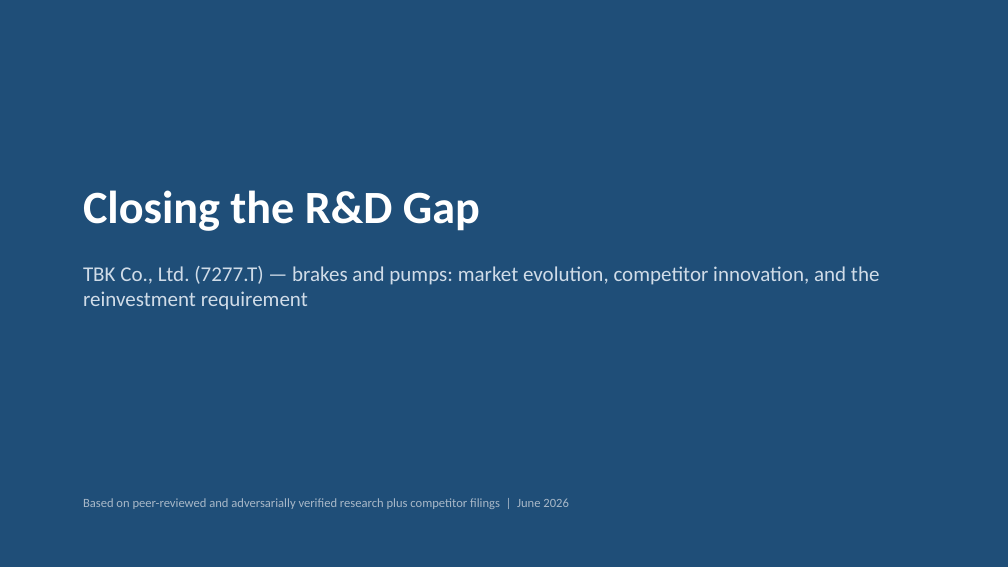
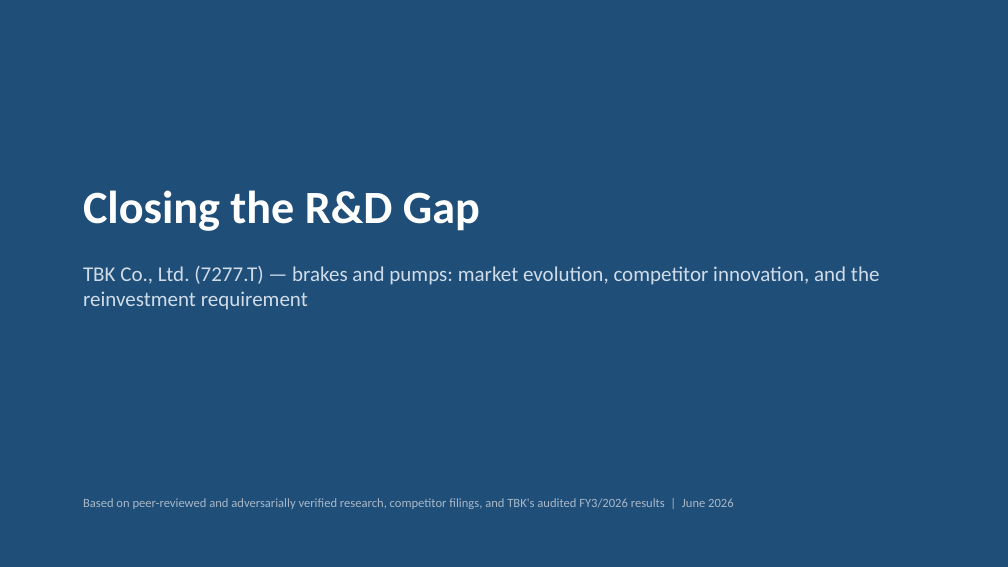
Before and after one commit to charette-lab/Claude, a slide deck: slide 1 of TBK_rd_gap_slides.pptx. Drawn at 1008x567 pixels with LibreOffice and Linux fonts; fonts in the diff are those of the drawing. Boxes give left, top, right and bottom in pixels: in the first picture for what was removed or moved away, otherwise in the second. Text is boxed around its words. In the diff, an @@ line names an element or a change of style, - is before the commit and + after.

```diff
--- a/TBK_rd_gap_slides.pptx
+++ b/TBK_rd_gap_slides.pptx
@@ text at (83,498,733,509): text changed @@
-Based on peer-reviewed and adversarially verified research plus competitor filings | June 2026
+Based on peer-reviewed and adversarially verified research, competitor filings, and TBK's audited FY3/2026 results | June 2026
```
Also in this commit, not shown: 3 other slides changed, 3 other files.
